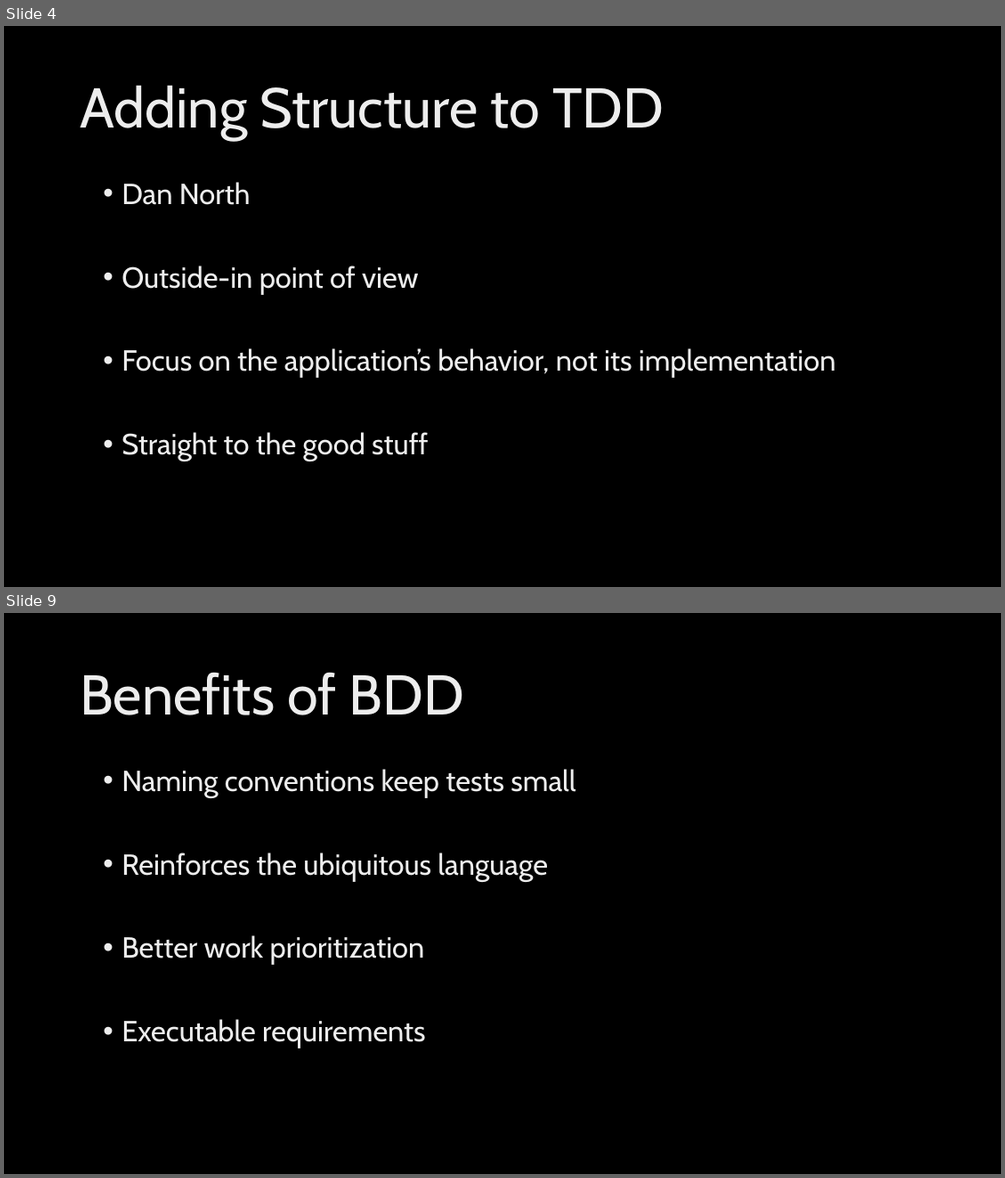
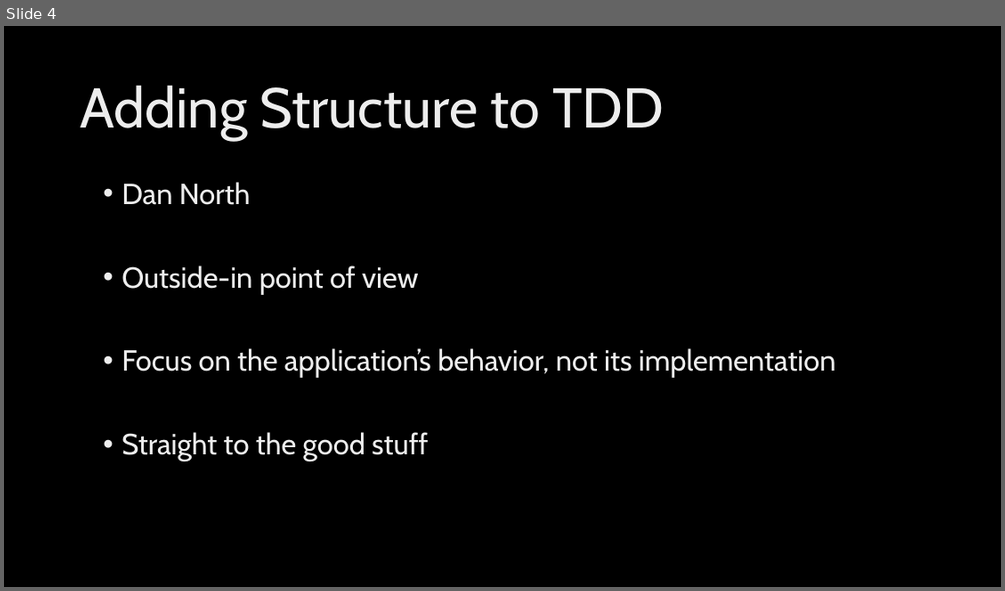
Before and after one commit to ingramam/BDD-lunch-and-learn, a slide deck: BDD.pptx. Shown one above the other, each under a label of ours: slides 4 and 9 before the commit, slide 4 after it; the slides between them are not shown. The pictures are 1005x1178 and 1005x591 pixels, drawn with LibreOffice and Linux fonts; fonts in the diff are those of the drawing; background and template pictures are left out. Boxes give left, top, right and bottom in pixels: in the first picture for what was removed or moved away, otherwise in the second. Text is boxed around its words. In the diff, an @@ line names an element or a change of style, - is before the commit and + after.

```diff
--- a/BDD.pptx
+++ b/BDD.pptx
@@ slide 9 removed at <box>4,613,1001,1174</box>, background picture (left out) @@
@@ title removed at <box>80,672,464,715</box> @@
-Benefits of BDD
@@ text removed at <box>121,769,575,1048</box> @@
-• Naming conventions keep tests small
-• Reinforces the ubiquitous language
-• Better work prioritization
-• Executable requirements
```
Also in this commit, not shown: 2 slides changed, 6 slides added, 2 other slides removed, 2 other files.
